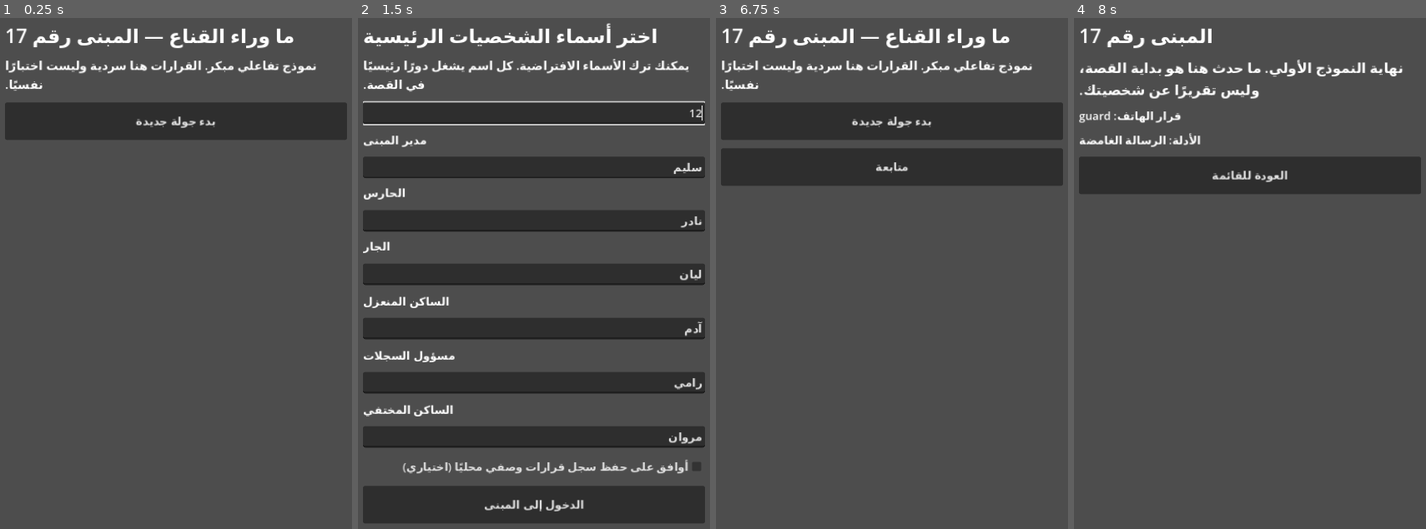
Above: before the commit, frames 1-4 (left to right).
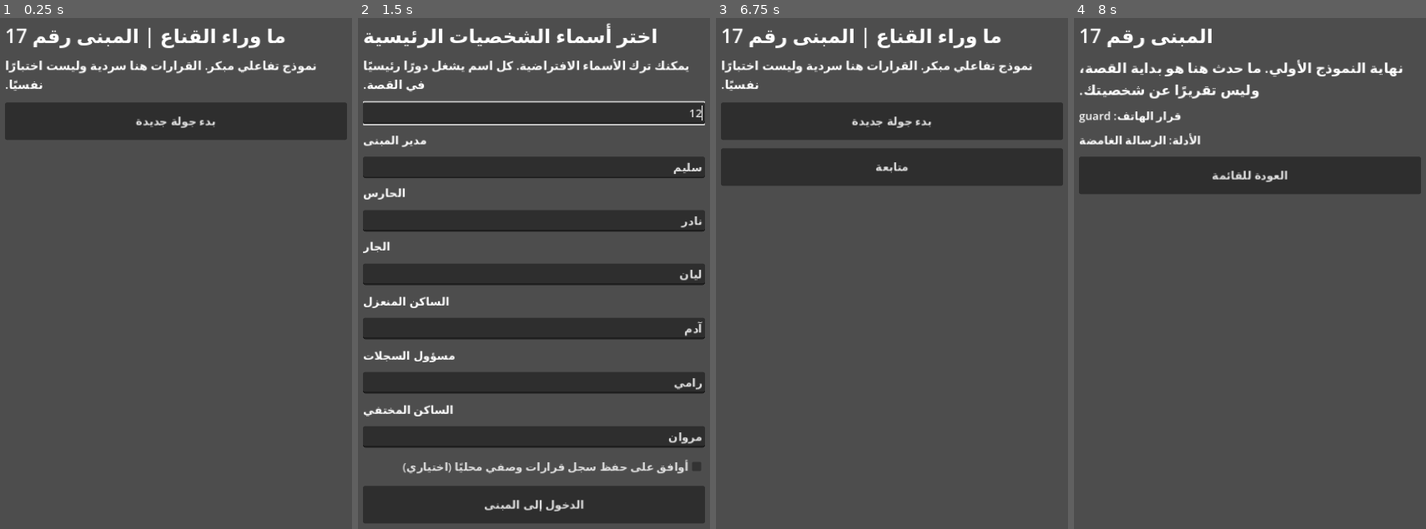
Above: after the commit, the same moments.

Repository: moh-ac-32000-del/Behind-the-Mask.-Private-
Game: Godot game, scene res://scenes/main.tscn
Two runs of this game, one before a commit and one after it. Both use one fixed random seed, a clock stepped at 60 frames per second and the inputs below.
Inputs (mouse positions are in pixels of both pictures, inside the frame that each line leads up to):
- Up to frame 1 (0.25 s): no input
- Up to frame 2 (1.5 s): click "بدء جولة جديدة" at 0.5 s; click (534, 115) at 1.27 s; type "12" at 1.35 s
- Up to frame 3 (6.75 s): click "أوافق على حفظ سجل قرارات وصفي…" at 2 s; click "الدخول إلى المبنى" at 2.75 s; click "اشكره واسأله عن السكان" at 3.5 s; click "سلّم الهاتف للحارس" at 4.25 s; click "أخبره بما حدث" at 5 s; click "دوّن الرسالة في دفتر الأدلة" at 5.75 s; click "العودة للقائمة" at 6.5 s
- Up to frame 4 (8 s): click "متابعة" at 7.25 s

The runs differ from the first frame. In frame 1, 0.7% of the frame differs, in the area x 40-84%, y 1-6%; in frame 2, nothing differs; in frame 3, 0.7%; in frame 4, nothing differs.

Commit message:
fix(ui): replace unsupported title separator glyph

Diff:
--- a/scripts/main.gd
+++ b/scripts/main.gd
@@ -80,7 +80,7 @@
     content.add_child(b)
 
 func _menu() -> void:
-    _layout("ما وراء القناع — المبنى رقم 17")
+    _layout("ما وراء القناع | المبنى رقم 17")
     _label("نموذج تفاعلي مبكر. القرارات هنا سردية وليست اختبارًا نفسيًا.", 17)
     _button("بدء جولة جديدة", _setup)
     if FileAccess.file_exists(SAVE_PATH):
